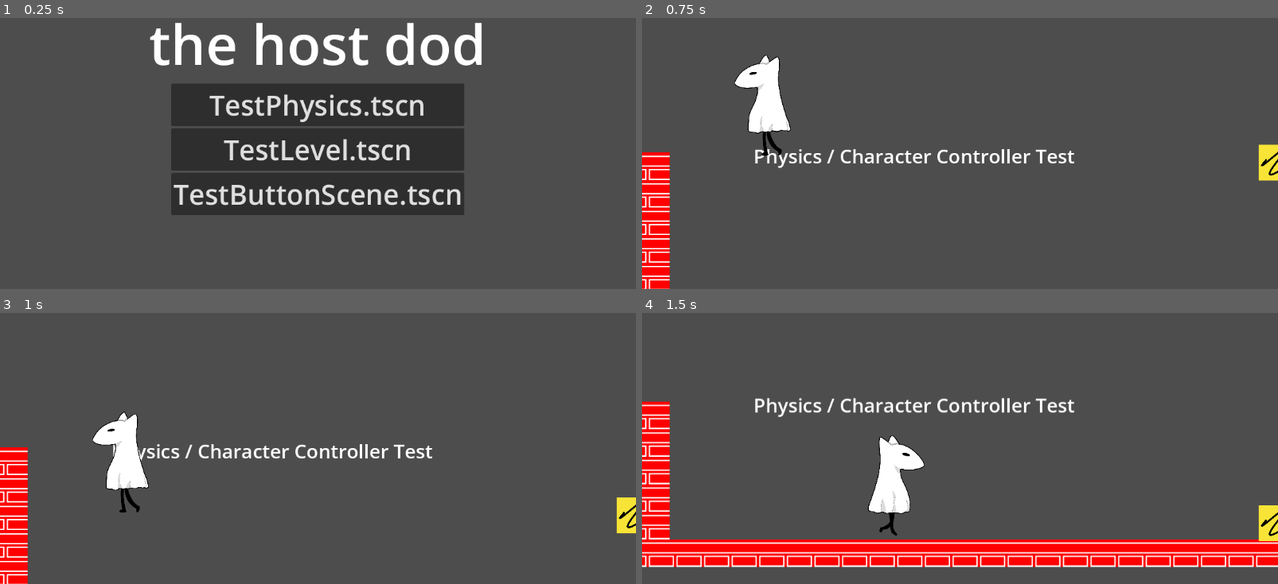
Above: before the commit, frames 1-4 (two rows, left to right).
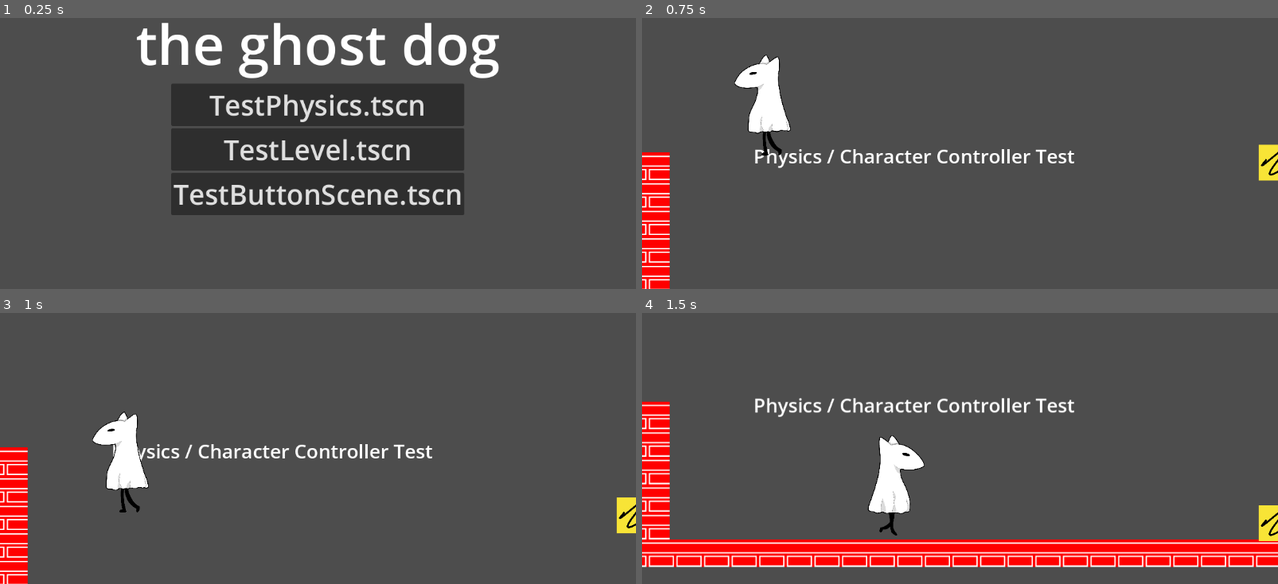
Above: after the commit, the same moments.

Repository: rcivan/ghost-dog
Game: Godot game, scene res://MainTitle.tscn
Two runs of this game, one before a commit and one after it. Both use one fixed random seed, a clock stepped at 60 frames per second and the inputs below.
Inputs:
- Up to frame 1 (0.25 s): no input
- Up to frame 2 (0.75 s): click "TestPhysics.tscn" at 0.5 s
- Up to frame 3 (1 s): no input
- Up to frame 4 (1.5 s): hold Right (right) from 1.28 s (still down); hold Q (slide) from 1.28 s (still down)

The runs differ from the first frame. In frame 1, 4.1% of the frame differs, in the area x 21-79%, y 1-23%; in frame 2, nothing differs; in frame 3, nothing differs; in frame 4, nothing differs.

Commit message:
fixed title

Diff:
--- a/game/MainTitle.tscn
+++ b/game/MainTitle.tscn
@@ -27,7 +27,7 @@
 
 [node name="Label" type="Label" parent="VBoxContainer"]
 layout_mode = 2
-text = "the host dod"
+text = "the ghost dog"
 label_settings = SubResource("LabelSettings_jiyhx")
 horizontal_alignment = 1
 
